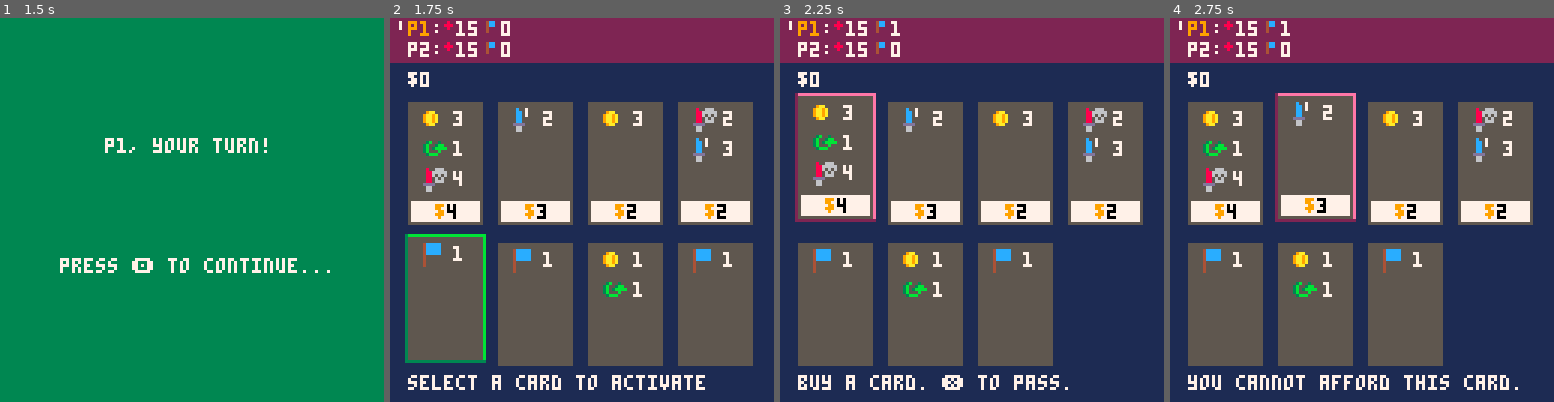
Above: before the commit, frames 1-4 (left to right).
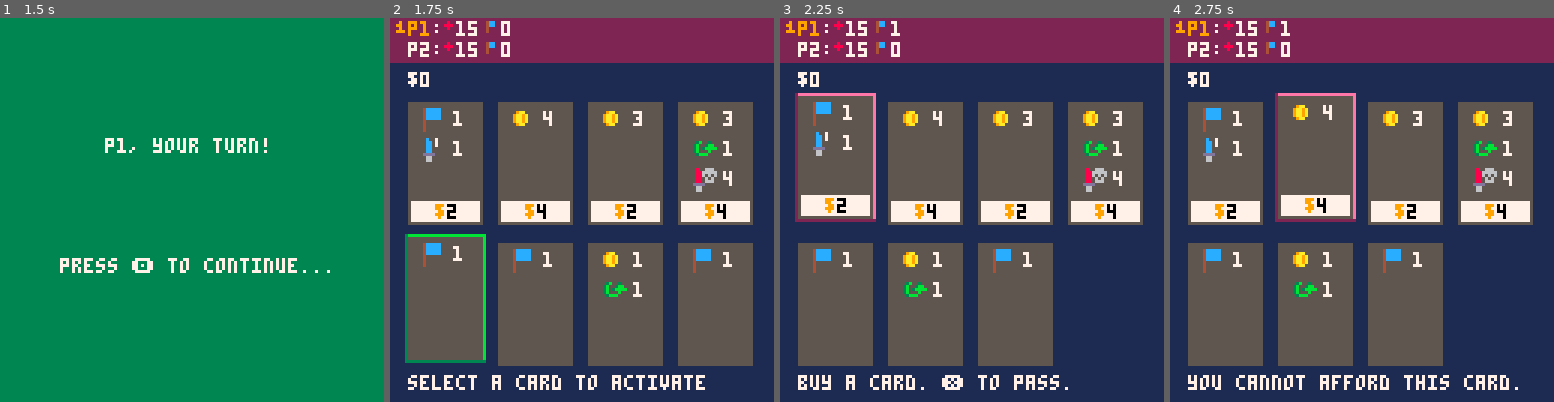
Above: after the commit, the same moments.

Repository: camden/minidom
Game: PICO-8 cartridge dom.p8
Same seed, same stepped clock (60 frames per second), same inputs: the game is played once before the commit and once after it.
Inputs:
- Up to frame 1 (1.5 s): tap X (X key) at 0.33, 1.07 s; tap O (Z key) at 0.7 s
- Up to frame 2 (1.75 s): hold Right from 1.6 s (still down); tap O (Z key) at 1.7 s
- Up to frame 3 (2.25 s): tap X (X key) at 1.85 s; release Right at 2.1 s; tap O (Z key) at 2.1 s
- Up to frame 4 (2.75 s): hold Right from 2.47 s (still down); tap O (Z key) at 2.5 s

Frame 1 is identical in both runs. In frame 2, 1.8% of the frame differs, in the area x 1-90%, y 0-53%; in frame 3, 1.8%; in frame 4, 1.8%.

Commit message:
added more stuff thx jules <3

Diff:
--- a/dom.p8
+++ b/dom.p8
@@ -531,6 +531,7 @@
 function initialize_shop_deck()
   local player = players.shop
   local gold_fx = make_effect(effect_types.gold, 3)
+  local gold_4_fx = make_effect(effect_types.gold, 4)
   local points_fx = make_effect(effect_types.points, 1)
   local attack_all_fx = make_effect(effect_types.attack_all, 2)
   local attack_one_1_fx = make_effect(effect_types.attack_one, 1)
@@ -544,7 +545,8 @@
   local dmg_self_4_fx = make_effect(effect_types.damage_self, 4)
   local take_first_player_fx = make_effect(effect_types.take_first_player, 1)
 
-  add_cards(make_card(2, gold_fx), 2, player)
+  add_cards(make_card(2, gold_fx), 4, player)
+  add_cards(make_card(4, gold_4_fx), 3, player)
   add_cards(make_card(1, points_fx), 1, player)
   add_cards(make_card(3, attack_one_2_fx), 3, player)
   add_cards(make_card(3, cards_fx, actions_fx), 2, player)
@@ -553,7 +555,7 @@
   add_cards(make_card(2, dmg_self_fx, attack_one_3_fx), 2, player)
   add_cards(make_card(6, heal_2_fx, attack_all_fx), 2, player)
   add_cards(make_card(4, gold_fx, actions_fx, dmg_self_4_fx), 2, player)
-  add_cards(make_card(4, take_first_player_fx), num_players, player)
+  add_cards(make_card(3, take_first_player), num_players, player)
 end
 
 function initialize_player_deck(player)
@@ -934,13 +936,13 @@
 end
 
 __gfx__
-00000000000000000c007000008800000800000007000000000000004ccccc004cc0000000000000000000000000000000000000000000000000000000000000
-00000000000000000cc0700000880000888000000700000009aa00004ccccc004cc000000003000003b003000007000000000000000000000000000000000000
-00700700000000000cc070008888880008000000070000009aa9a0004ccccc0040000000773330003b003bb00007000000000000000000000000000000000000
-00077000000000000cc000008888880000000000000000009aa9a0004ccccc0040000000766300003b03bbbb0007000000000000000000000000000000000000
-00077000000000000cc000000088000000000000000000009aa9a0004000000000000000766700003b000b000007000000000000000000000000000000000000
-0070070000000000dddd000000880000000000000000000009aa000040000000000000007667000003bbb0000007000000000000000000000000000000000000
-00000000000000000660000000000000000000000000000000000000400000000000000077770000000000000007000000000000000000000000000000000000
+00000000000000000c007000008800000800000009000000000000004ccccc004cc0000000000000000000000000000000000000000000000000000000000000
+00000000000000000cc0700000880000888000009900000009aa00004ccccc004cc000000003000003b003000000000000000000000000000000000000000000
+00700700000000000cc070008888880008000000090000009aa9a0004ccccc0040000000773330003b003bb00000000000000000000000000000000000000000
+00077000000000000cc000008888880000000000999000009aa9a0004ccccc0040000000766300003b03bbbb9090900000000000000000000000000000000000
+00077000000000000cc000000088000000000000000000009aa9a0004000000000000000766700003b000b009999900000000000000000000000000000000000
+0070070000000000dddd000000880000000000000000000009aa000040000000000000007667000003bbb0008989800000000000000000000000000000000000
+00000000000000000660000000000000000000000000000000000000400000000000000077770000000000009999900000000000000000000000000000000000
 00000000888888880660000000000000000000000000000000000000400000000000000000000000000000000000000000000000000000000000000000000000
 00000000000000000c08080008006660000000000000000000000000000000000000000000000000000000000000000000000000000000000000000000000000
 00000000000000000cc0800008866666000000000000000000000000000000000000000000000000000000000000000000000000000000000000000000000000
